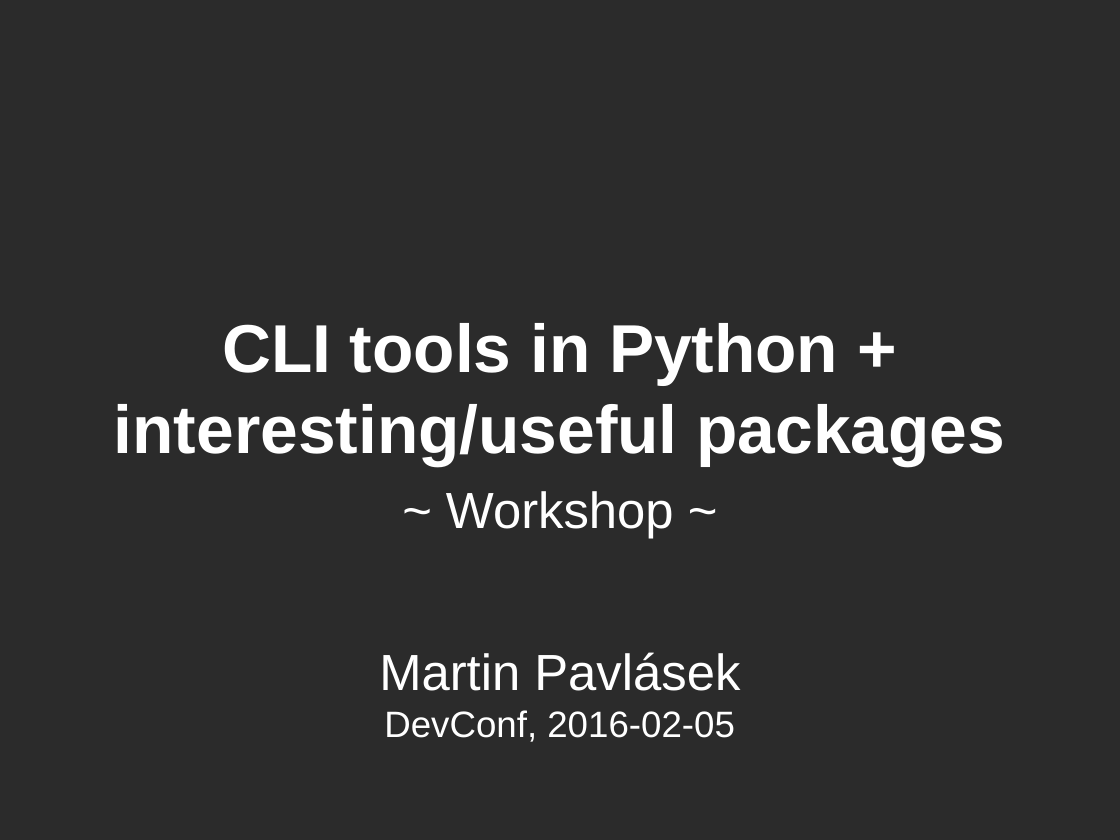
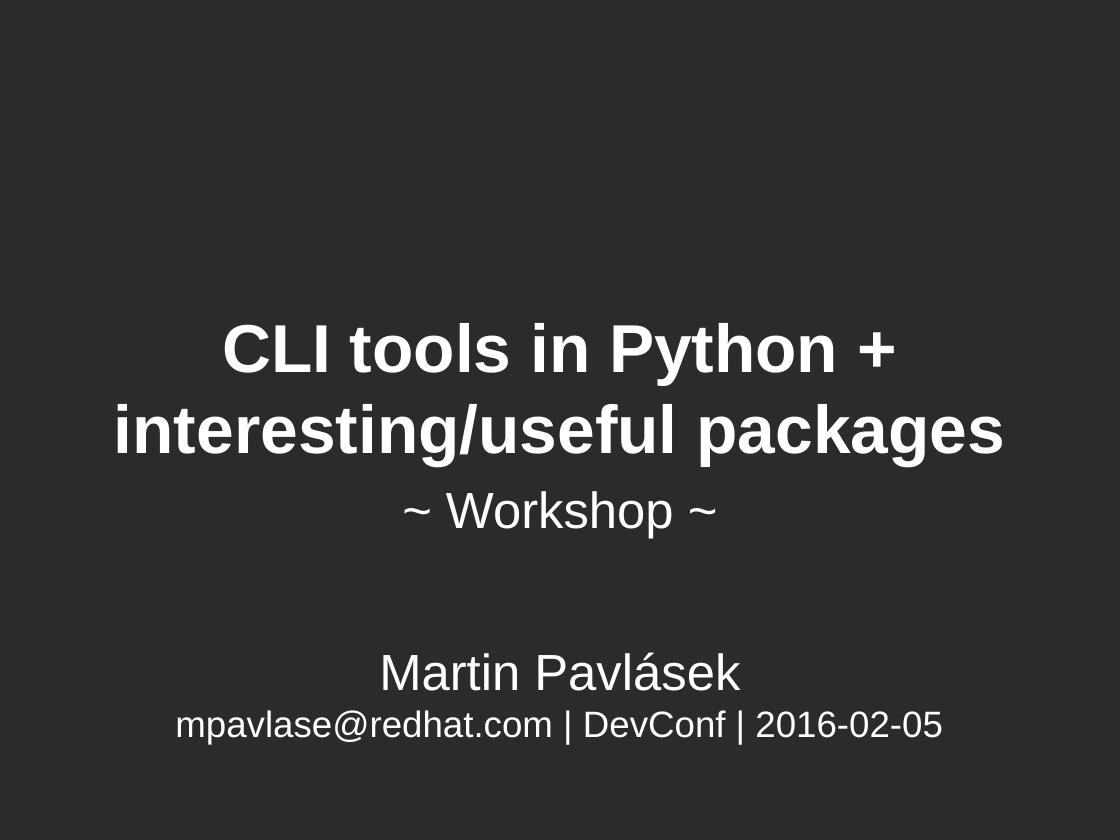
Before and after one commit to mpavlase/python-talk, a slide deck: slide 1 of talk/talk.odp. Drawn at 1120x840 pixels with LibreOffice and Linux fonts; fonts in the diff are those of the drawing; background and template pictures are left out; a plain dark background stands for a picture behind light text. Boxes give left, top, right and bottom in pixels: in the first picture for what was removed or moved away, otherwise in the second. Text is boxed around its words. In the diff, an @@ line names an element or a change of style, - is before the commit and + after.

```diff
--- a/talk/talk.odp
+++ b/talk/talk.odp
@@ title at <box>175,652,943,744</box>: text changed @@
-Martin Pavlásek
-DevConf, 2016-02-05
+Martin Pavlásek
+mpavlase@redhat.com | DevConf | 2016-02-05
```
Also in this commit, not shown: 2 other slides changed, 1 other file.
